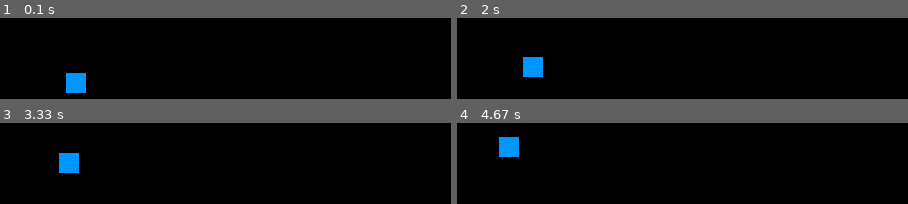
Above: before the commit, frames 1-4 (two rows, left to right).
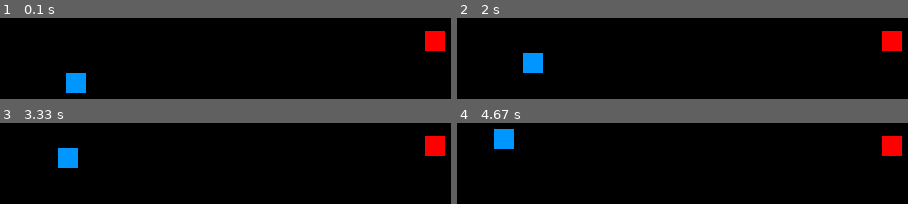
Above: after the commit, the same moments.

Repository: ltarnowski1/Snake---Python-Pygame-2D-game
Game: pygame game, started from Run.py
The game is run twice, just before and just after one commit, with the same random seed, the same clock (stepped at 60 frames per second) and the same inputs.
Inputs:
- Up to frame 1 (0.1 s): no input
- Up to frame 2 (2 s): hold Space 0.33-0.8 s; hold D 0.33-0.8 s; hold W 1.33-1.8 s; tap Space at 1.83 s
- Up to frame 3 (3.33 s): hold D 2.17-2.63 s; hold A 2.67-3.2 s; hold S from 3.23 s (still down)
- Up to frame 4 (4.67 s): release S at 3.53 s; hold A 3.57-3.97 s; hold W 4-4.37 s; hold D from 4.4 s (still down)

The runs differ from the first frame. In frame 1, 1.1% of the frame differs, in the area x 94-99%, y 16-41%; in frame 2, 1.5%; in frame 3, 1.7%; in frame 4, 2.3%, in the area x 8-99%, y 7-42%.

Commit message:
collision detection, added readme

Diff:
--- a/Run.py
+++ b/Run.py
@@ -1,4 +1,5 @@
-import pygame
+import pygame as p
+import random as r
 import sys
 
 
@@ -8,10 +9,12 @@
     direction = ''
 
     def __init__(self):
-        pygame.init()
-        self.screen = pygame.display.set_mode((600, 600))
-        self.head = pygame.Rect(100, 100, 20, 20)
-        self.clock = pygame.time.Clock()
+        p.init()
+        self.screen = p.display.set_mode((600, 600), 0, 32)
+        p.display.set_caption('Snake')
+        self.head = p.Rect(100, 100, 20, 20)
+        self.clock = p.time.Clock()
+        self.food = p.Rect(r.randint(0, 580), r.randint(0, 580), 20, 20)
 
     def execution(self):
         while True:
@@ -22,18 +25,18 @@
 
     @staticmethod
     def events():
-        for event in pygame.event.get():
-            if event.type == pygame.KEYDOWN and event.key == pygame.K_ESCAPE:
+        for event in p.event.get():
+            if event.type == p.KEYDOWN and event.key == p.K_ESCAPE:
                 sys.exit(0)
-            elif event.type == pygame.KEYDOWN and event.key == pygame.K_w:
+            elif event.type == p.KEYDOWN and event.key == p.K_w:
                 Game.direction = 'up'
-            elif event.type == pygame.KEYDOWN and event.key == pygame.K_s:
+            elif event.type == p.KEYDOWN and event.key == p.K_s:
                 Game.direction = 'down'
-            elif event.type == pygame.KEYDOWN and event.key == pygame.K_a:
+            elif event.type == p.KEYDOWN and event.key == p.K_a:
                 Game.direction = 'left'
-            elif event.type == pygame.KEYDOWN and event.key == pygame.K_d:
+            elif event.type == p.KEYDOWN and event.key == p.K_d:
                 Game.direction = 'right'
-            elif event.type == pygame.KEYDOWN and event.key == pygame.K_SPACE:
+            elif event.type == p.KEYDOWN and event.key == p.K_SPACE:
                 Game.switch_pause()
 
     @staticmethod
@@ -44,7 +47,10 @@
             Game.running = True
 
     def loop(self, clock):
-        clock.tick(100)
+        clock.tick(150)
+        if self.food.colliderect(self.head):
+            del self.food
+            self.food = p.Rect(r.randint(0, 580), r.randint(0, 580), 20, 20)
         self.snake_move()
 
     def snake_move(self):
@@ -59,8 +65,9 @@
 
     def render(self):
         self.screen.fill((0, 0, 0))
-        pygame.draw.rect(self.screen, (0, 150, 255), self.head)
-        pygame.display.flip()
+        p.draw.rect(self.screen, (255, 0, 0), self.food)
+        p.draw.rect(self.screen, (0, 150, 255), self.head)
+        p.display.flip()
 
 
 if __name__ == "__main__":
Not shown, added: readme.md
